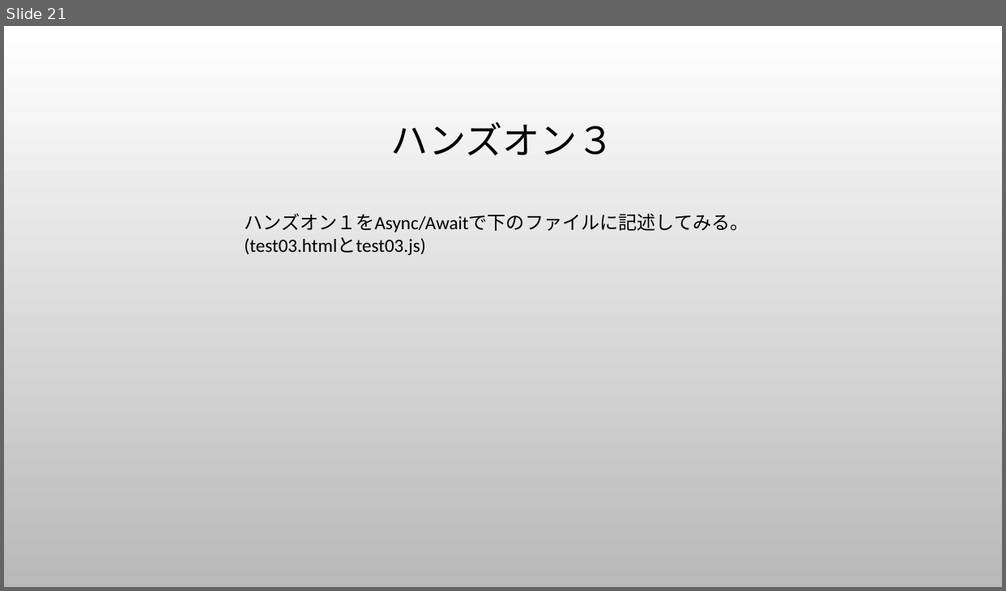
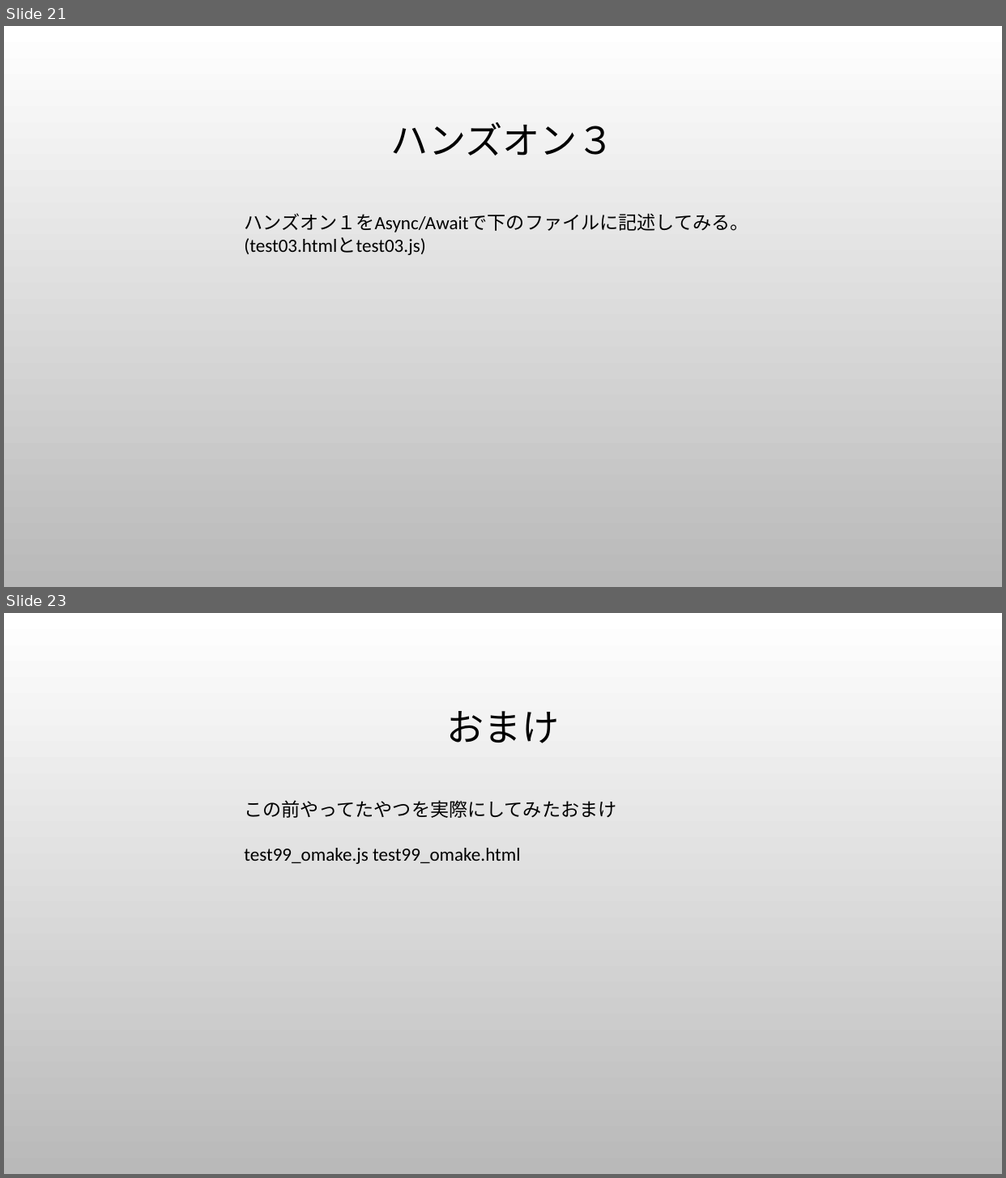
Before and after one commit to hideki-uemura/jsasync_question, a slide deck: 本当は難しいJavaScriptの話.pptx. Shown one above the other, each under a label of ours: slide 21 before the commit, slides 21 and 23 after it; the slides between them are not shown. The pictures are 1006x591 and 1006x1178 pixels, drawn with LibreOffice and Linux fonts; fonts in the diff are those of the drawing; background and template pictures are left out. Boxes give left, top, right and bottom in pixels: in the first picture for what was removed or moved away, otherwise in the second. Text is boxed around its words. In the diff, an @@ line names an element or a change of style, - is before the commit and + after.

```diff
--- a/本当は難しいJavaScriptの話.pptx
+++ b/本当は難しいJavaScriptの話.pptx
@@ slide 23 added at (4,613,1002,1174), background picture (left out) @@
@@ title added at (447,711,560,743), 36 pt, text #000000 @@
+おまけ
@@ text added at (244,800,616,864), 18 pt, text #000000 @@
+この前やってたやつを実際にしてみたおまけ
+test99_omake.js test99_omake.html
```
Also in this commit, not shown: 11 slides changed.
